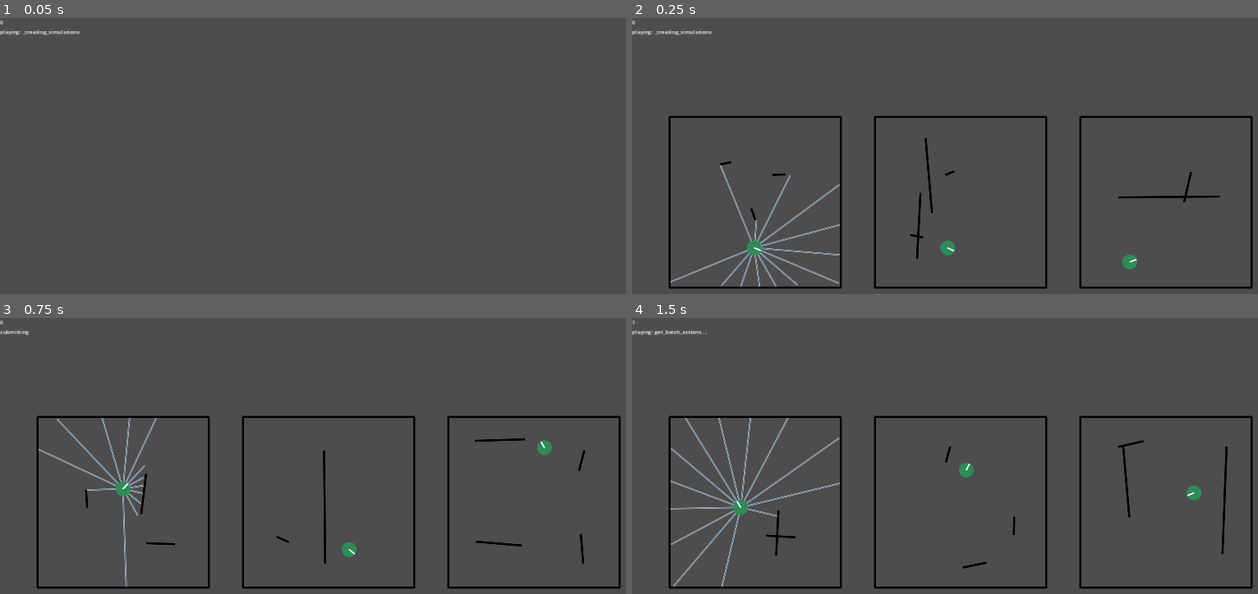
Above: before the commit, frames 1-4 (two rows, left to right).
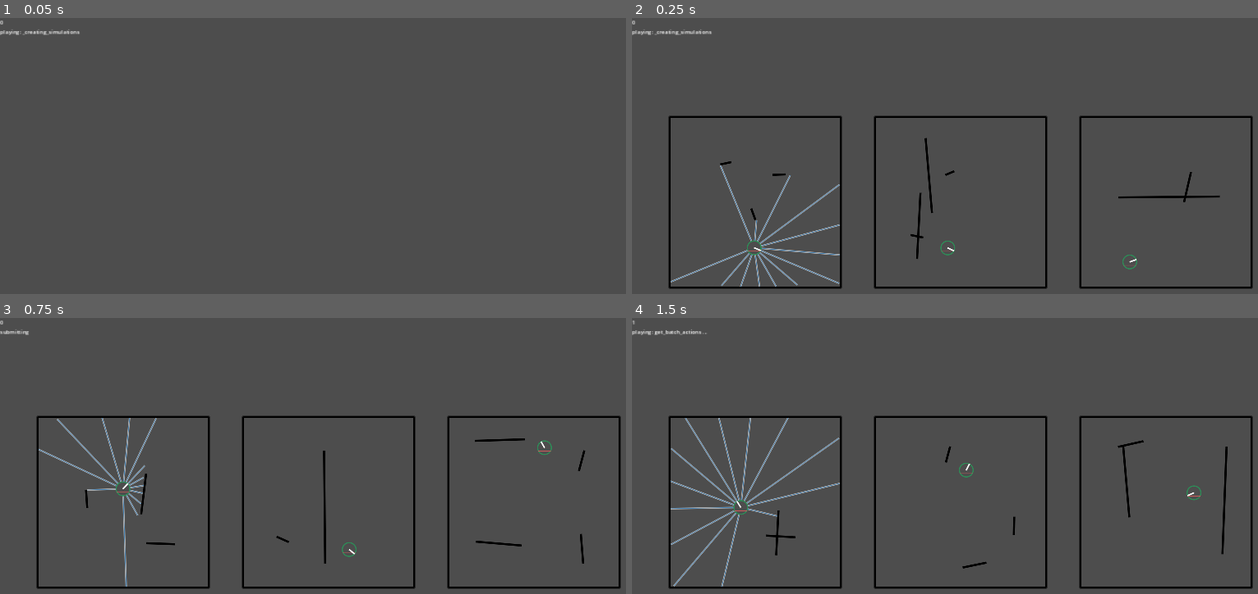
Above: after the commit, the same moments.

Repository: stokatyan/godot-ai
Game: Godot game, scene res://BattleRoyalGame/BREnv.tscn
Two runs of this game, one before a commit and one after it. Both use one fixed random seed, a clock stepped at 60 frames per second and the inputs below.
Inputs:
- Up to frame 1 (0.05 s): no input
- Up to frame 2 (0.25 s): no input
- Up to frame 3 (0.75 s): tap Enter at 0.5 s; hold D from 0.53 s (still down); tap 2 at 0.6 s
- Up to frame 4 (1.5 s): tap Space at 1.25 s; release D at 1.28 s; hold S from 1.28 s (still down); tap 3 at 1.35 s

Frame 1 is identical in both runs. In frame 2, 0.2% of the frame differs, in the area x 18-81%, y 81-91%; in frame 3, 0.2%; in frame 4, 0.2%, in the area x 16-91%, y 52-71%.
Error in both runs: Cannot call method 'poll' on a null value. (res://AI/AIServerTCP.gd:40)

Commit message:
showing health bar

Diff:
--- a/godot-ai-client/BattleRoyalGame/BREnv.gd
+++ b/godot-ai-client/BattleRoyalGame/BREnv.gd
@@ -99,7 +99,7 @@
 	if s._is_cleaned:
 		return
 
-	var colors = [Color.SEA_GREEN, Color.INDIAN_RED]
+	var colors = [Color.SEA_GREEN, Color.DODGER_BLUE]
 	for agent_index in range(0, s.get_agents_count()):
 		# Vision
 		var agent = s._agents[agent_index]
@@ -127,7 +127,7 @@
 					true
 				)
 
-		var color = colors[0].lerp(colors[1], 1.0 - agent._health)
+		var color = colors[agent_index]
 		# Agent
 		draw_circle(
 			agent._position + offset,
@@ -137,11 +137,17 @@
 			2.0,
 			true
 		)
-		# Filled circle
-		draw_circle(
-			agent._position + offset,
-			agent._radius,
-			colors[agent_index],
+
+		# Health
+		var stat_root = Vector2(agent._position.x - agent._radius * 0.9, agent._position.y)
+		stat_root += offset
+		stat_root.y += 10
+		draw_line(
+			stat_root,
+			stat_root + Vector2(agent._health * agent._radius * 2 * 0.9, 0),
+			Color.INDIAN_RED,
+			0.75,
+			true
 		)
 
 		# Orientation
